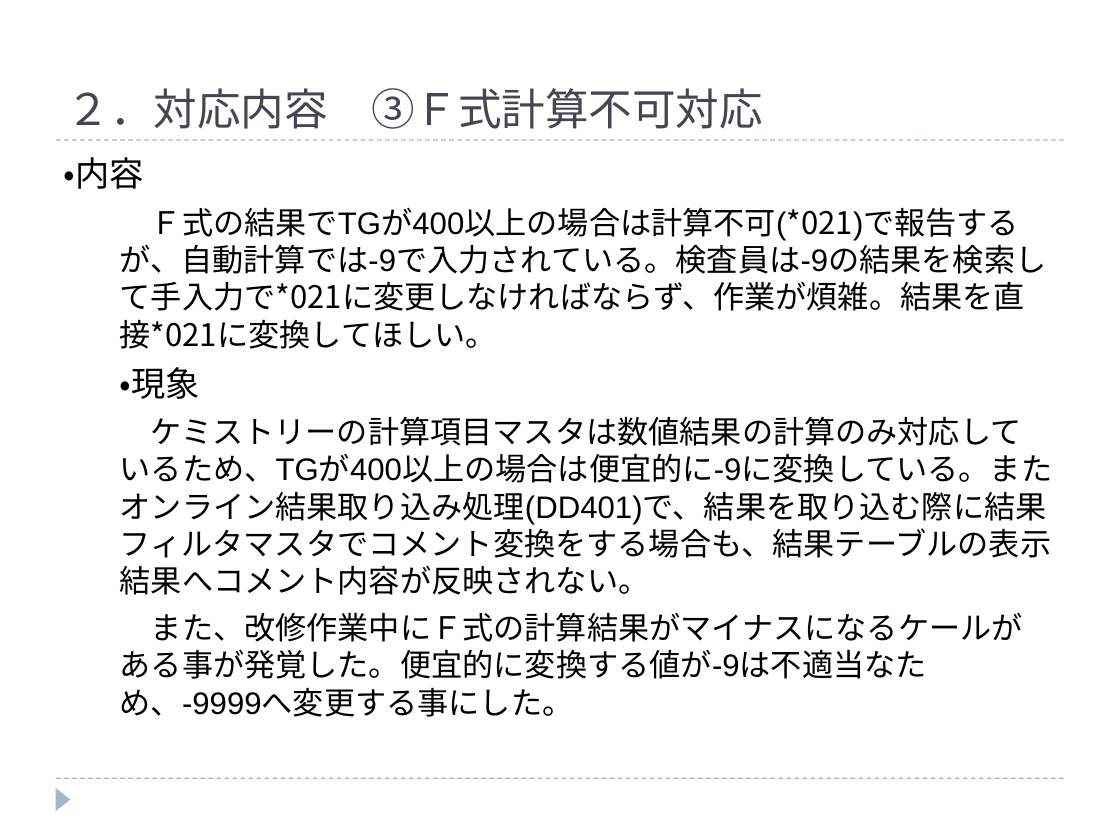
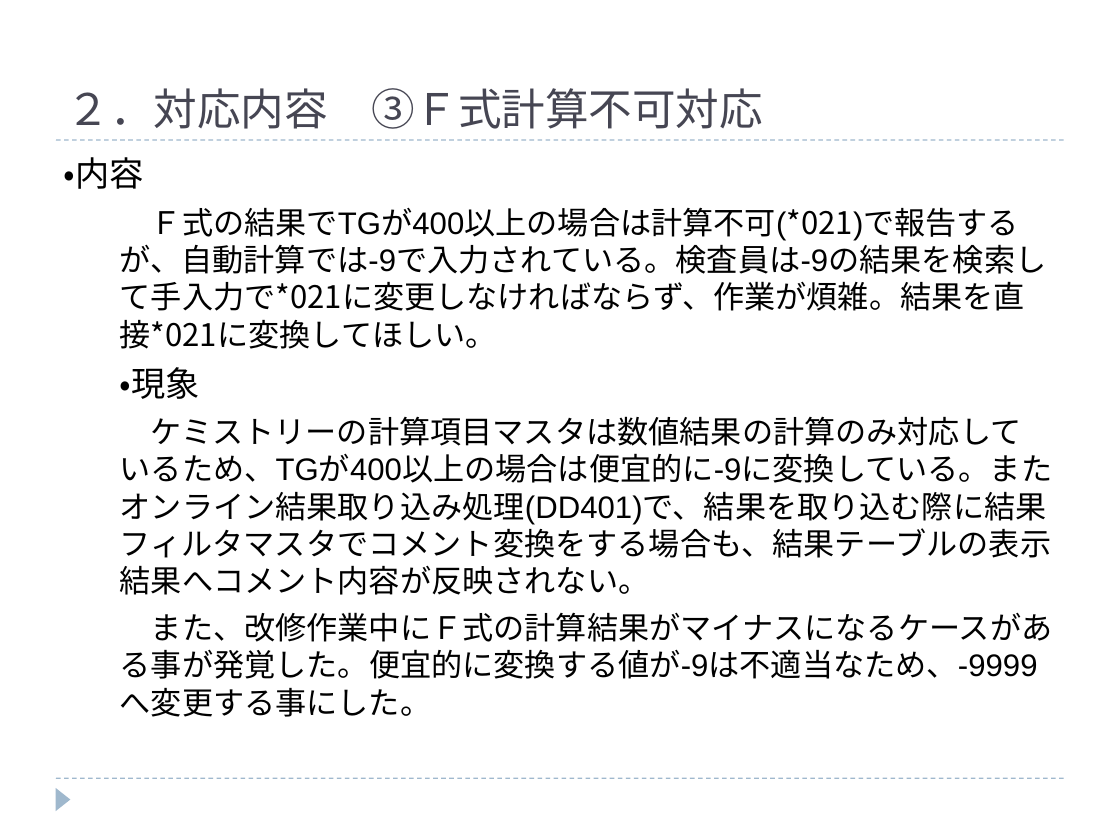
Before and after one commit to hanyutatsuya/Chemistory, a slide deck: slide 7 of 次期システム対応/レビュー/ケミストリー次期先行対応.ppt. Drawn at 1120x840 pixels with LibreOffice and Linux fonts; fonts in the diff are those of the drawing. Boxes give left, top, right and bottom in pixels: in the first picture for what was removed or moved away, otherwise in the second. Text is boxed around its words. In the diff, an @@ line names an element or a change of style, - is before the commit and + after.

```diff
--- a/次期システム対応/レビュー/ケミストリー次期先行対応.ppt
+++ b/次期システム対応/レビュー/ケミストリー次期先行対応.ppt
@@ text at bbox=[120, 612, 1053, 717]: text changed @@
-  また、改修作業中にＦ式の計算結果がマイナスになるケールがある事が発覚した。便宜的に変換する値が-9は不適当なため、-9999へ変更する事にした。
+  また、改修作業中にＦ式の計算結果がマイナスになるケースがある事が発覚した。便宜的に変換する値が-9は不適当なため、-9999へ変更する事にした。
```
Also in this commit, not shown: 3 other slides changed, 4 other files.
